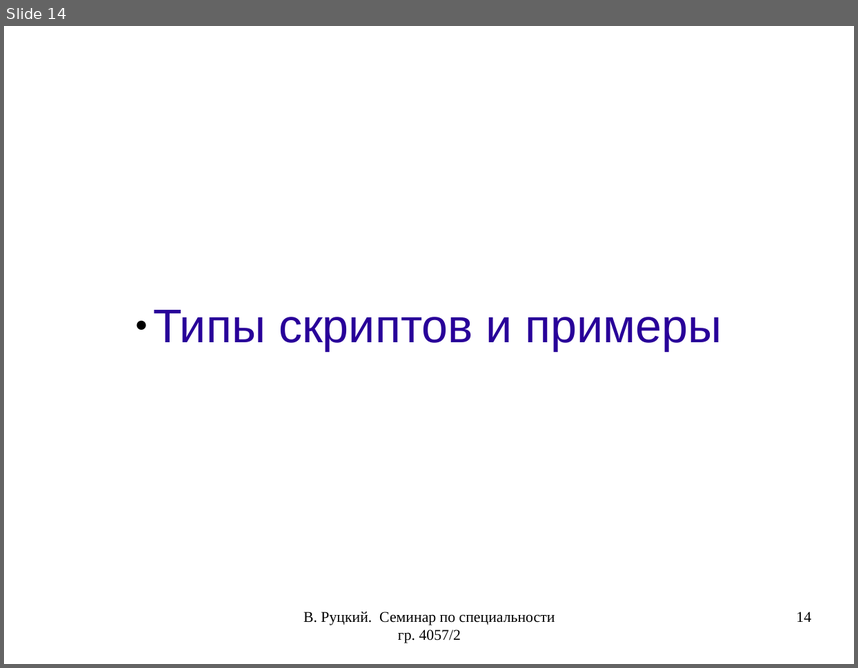
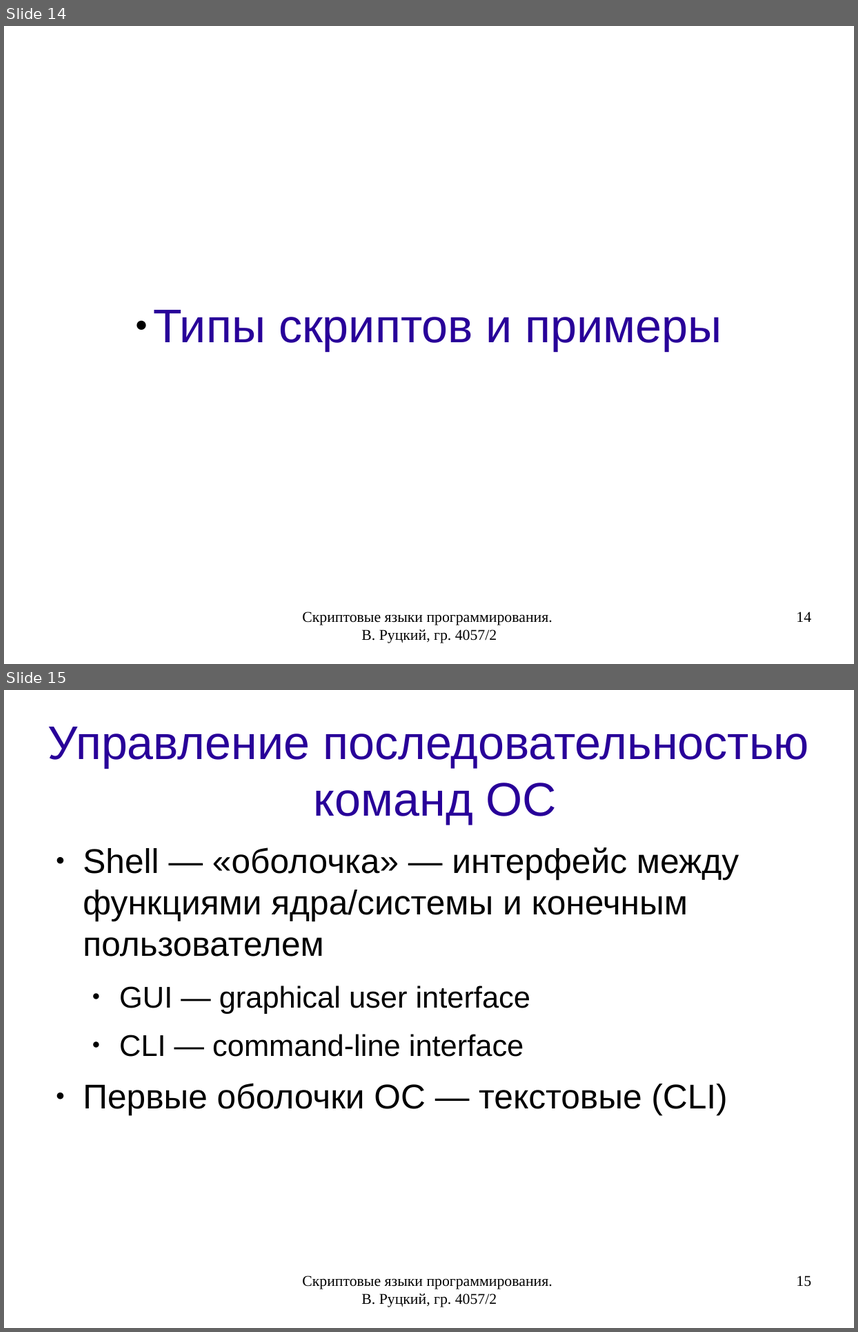
Before and after one commit to rutsky/semester07, a slide deck: Operation_systems/scripting_languages/40572_Rutsky_Scripting_languages.odp. Shown one above the other, each under a label of ours: slide 14 before the commit, slides 14 and 15 after it. The pictures are 858x668 and 858x1332 pixels, drawn with LibreOffice and Linux fonts; fonts in the diff are those of the drawing. Boxes give left, top, right and bottom in pixels: in the first picture for what was removed or moved away, otherwise in the second. Text is boxed around its words. In the diff, an @@ line names an element or a change of style, - is before the commit and + after.

```diff
--- a/Operation_systems/scripting_languages/40572_Rutsky_Scripting_languages.odp
+++ b/Operation_systems/scripting_languages/40572_Rutsky_Scripting_languages.odp
@@ slide 15 added at [4,690,854,1328], background #FFFFFF @@
@@ title added at [48,727,809,824], 44 pt, text #280099 @@
+Управление последовательностью команд ОС
@@ text added at [83,847,739,1114], 32 pt, text #000000 @@
+● Shell — «оболочка» — интерфейс между функциями ядра/системы и конечным пользователем
+  ● GUI — graphical user interface
+  ● CLI — command-line interface
+● Первые оболочки ОС — текстовые (CLI)
@@ text added at [302,1275,553,1307], 14 pt, text #000000 @@
+Скриптовые языки программирования. В. Руцкий, гр. 4057/2
@@ page number added at [796,1275,811,1286], 14 pt, text #000000 @@
+15
@@ slide 14 changed as well @@
@@ text at [302,611,553,643]: text changed @@
-В. Руцкий. Семинар по специальности гр. 4057/2
+Скриптовые языки программирования. В. Руцкий, гр. 4057/2
```
Also in this commit, not shown: 16 other slides changed, 12 other slides added, 1 slide removed, 5 other files.
